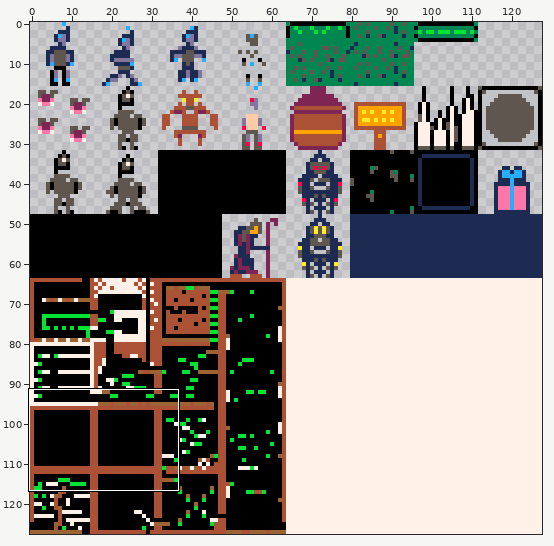
Sprite sheet, stored at res/packed.png. Above: a wide view before the commit, with the close-up outlined.
Close-up. Old version:
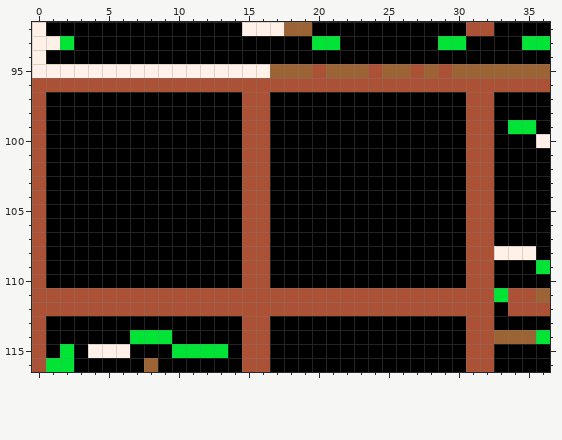
The file is 128x128 pixels. Colours within 5 levels of each other are drawn and written as one. Shown: x 0..36, y 92..116. The commit also changed other parts of the picture, which this record leaves out.
The result:
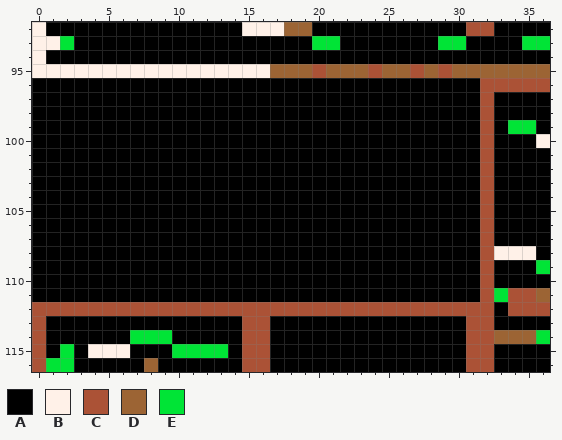
Palette (. is transparent): A #000000  B #fff1e8  C #ab5236  D #9c6434  E #00e436
The exact change:
@@ x 0..36 @@
  95 BBBBBBBBBBBBBBBBBDDDCDDDCDDCDCDDDDDDD
- 96 CCCCCCCCCCCCCCCCCCCCCCCCCCCCCCCCCCCCC
- 97 CAAAAAAAAAAAAAACCAAAAAAAAAAAAAACCAAAA
- 98 CAAAAAAAAAAAAAACCAAAAAAAAAAAAAACCAAAA
- 99 CAAAAAAAAAAAAAACCAAAAAAAAAAAAAACCAEEA
-100 CAAAAAAAAAAAAAACCAAAAAAAAAAAAAACCAAAB
-101 CAAAAAAAAAAAAAACCAAAAAAAAAAAAAACCAAAA
-102 CAAAAAAAAAAAAAACCAAAAAAAAAAAAAACCAAAA
-103 CAAAAAAAAAAAAAACCAAAAAAAAAAAAAACCAAAA
-104 CAAAAAAAAAAAAAACCAAAAAAAAAAAAAACCAAAA
-105 CAAAAAAAAAAAAAACCAAAAAAAAAAAAAACCAAAA
-106 CAAAAAAAAAAAAAACCAAAAAAAAAAAAAACCAAAA
-107 CAAAAAAAAAAAAAACCAAAAAAAAAAAAAACCAAAA
-108 CAAAAAAAAAAAAAACCAAAAAAAAAAAAAACCBBBA
-109 CAAAAAAAAAAAAAACCAAAAAAAAAAAAAACCAAAE
-110 CAAAAAAAAAAAAAACCAAAAAAAAAAAAAACCAAAA
-111 CCCCCCCCCCCCCCCCCCCCCCCCCCCCCCCCCECCD
+ 96 AAAAAAAAAAAAAAAAAAAAAAAAAAAAAAAACCCCC
+ 97 AAAAAAAAAAAAAAAAAAAAAAAAAAAAAAAACAAAA
+ 98 AAAAAAAAAAAAAAAAAAAAAAAAAAAAAAAACAAAA
+ 99 AAAAAAAAAAAAAAAAAAAAAAAAAAAAAAAACAEEA
+100 AAAAAAAAAAAAAAAAAAAAAAAAAAAAAAAACAAAB
+101 AAAAAAAAAAAAAAAAAAAAAAAAAAAAAAAACAAAA
+102 AAAAAAAAAAAAAAAAAAAAAAAAAAAAAAAACAAAA
+103 AAAAAAAAAAAAAAAAAAAAAAAAAAAAAAAACAAAA
+104 AAAAAAAAAAAAAAAAAAAAAAAAAAAAAAAACAAAA
+105 AAAAAAAAAAAAAAAAAAAAAAAAAAAAAAAACAAAA
+106 AAAAAAAAAAAAAAAAAAAAAAAAAAAAAAAACAAAA
+107 AAAAAAAAAAAAAAAAAAAAAAAAAAAAAAAACAAAA
+108 AAAAAAAAAAAAAAAAAAAAAAAAAAAAAAAACBBBA
+109 AAAAAAAAAAAAAAAAAAAAAAAAAAAAAAAACAAAE
+110 AAAAAAAAAAAAAAAAAAAAAAAAAAAAAAAACAAAA
+111 AAAAAAAAAAAAAAAAAAAAAAAAAAAAAAAACECCD
 112 CCCCCCCCCCCCCCCCCCCCCCCCCCCCCCCCCACCC
Boxes around the changes in both close-ups, in picture pixels (x1, y1, x2, y2):
changed: (32, 78, 480, 302)
